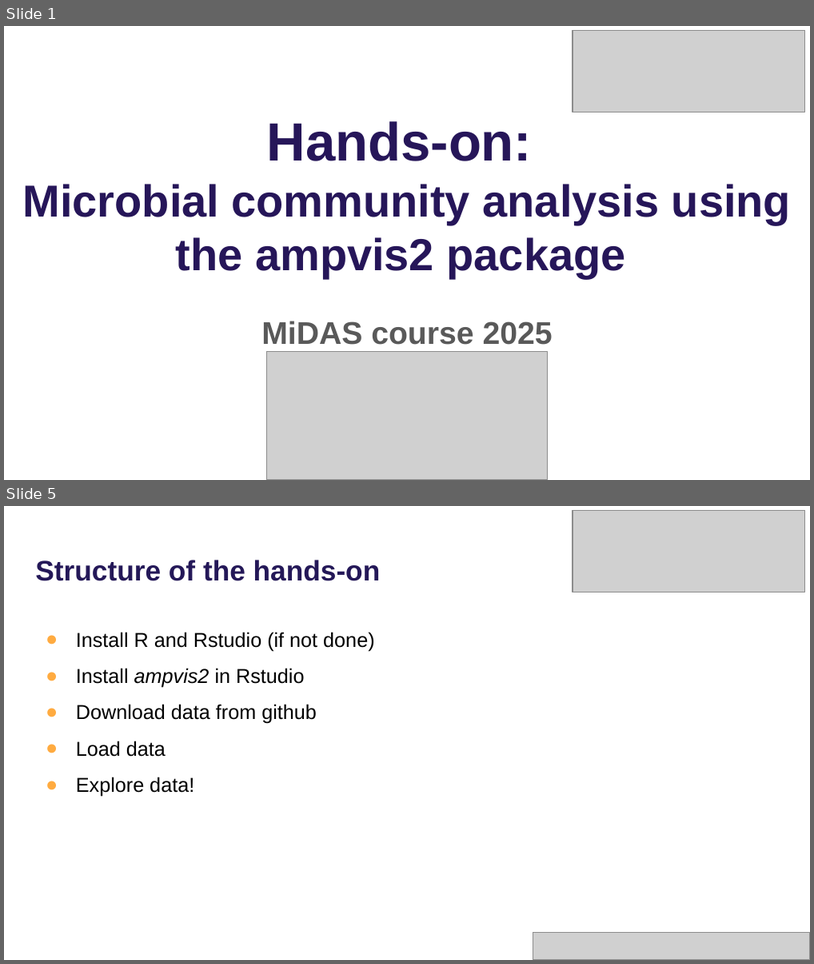
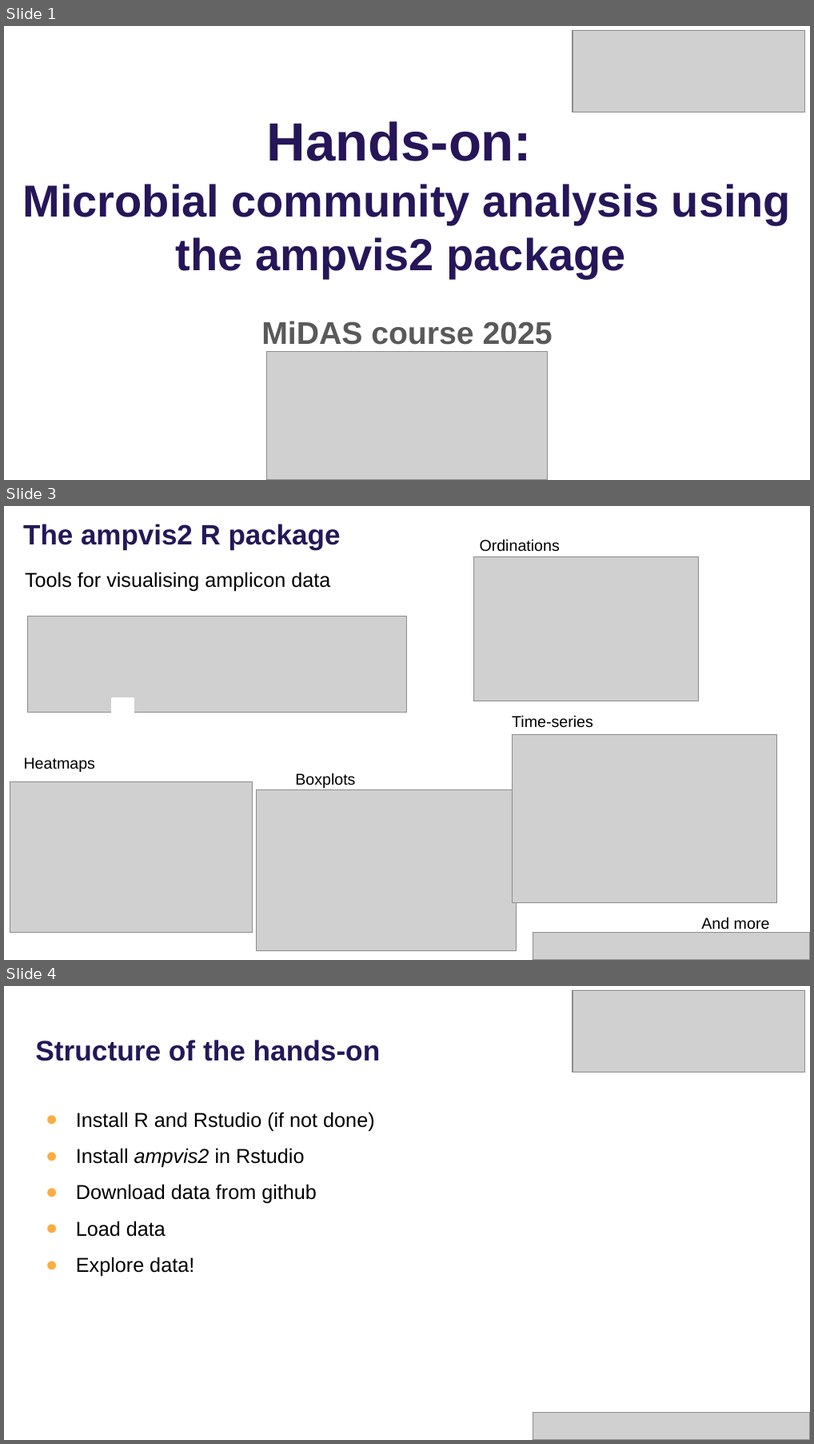
Before and after one commit to mpeces/MiDAS_course_2025, a slide deck: presentations/Hands-on_Setup.pptx. Shown one above the other, each under a label of ours: slides 1 and 5 before the commit, slides 1, 3 and 4 after it; the slides between them are not shown. The pictures are 814x964 and 814x1444 pixels, drawn with LibreOffice and Linux fonts; fonts in the diff are those of the drawing; grey boxes stand for pictures; background and template pictures are left out. Boxes give left, top, right and bottom in pixels: in the first picture for what was removed or moved away, otherwise in the second. Text is boxed around its words. In the diff, an @@ line names an element or a change of style, - is before the commit and + after.

```diff
--- a/presentations/Hands-on_Setup.pptx
+++ b/presentations/Hands-on_Setup.pptx
@@ slide 3 added at [4,506,810,960], background #FFFFFF @@
@@ text added at [23,524,341,550], 25 pt, text #241858, bold @@
+The ampvis2 R package
@@ text added at [480,539,560,552], 14 pt, text #000000 @@
+Ordinations
@@ text added at [25,572,330,592], 18 pt, text #000000 @@
+Tools for visualising amplicon data
@@ picture added at [474,557,699,700] @@
@@ picture added at [27,616,407,712] @@
@@ rectangle added at [112,699,133,713], fill #FFFFFF, outline #FFFFFF 2 pt @@
@@ text added at [512,715,594,728], 14 pt, text #000000 @@
+Time-series
@@ picture added at [512,734,778,903] @@
@@ text added at [24,757,95,772], 14 pt, text #000000 @@
+Heatmaps
@@ picture added at [10,782,252,932] @@
@@ picture added at [257,790,516,950] @@
@@ text added at [295,772,355,788], 14 pt, text #000000 @@
+Boxplots
@@ picture added at [533,932,810,959] @@
@@ text added at [702,916,770,932], 14 pt, text #000000 @@
+And more
@@ what was slide 5 is now slide 4 @@
```
Also in this commit, not shown: 7 slides changed, 7 slides removed, 1 other file.
